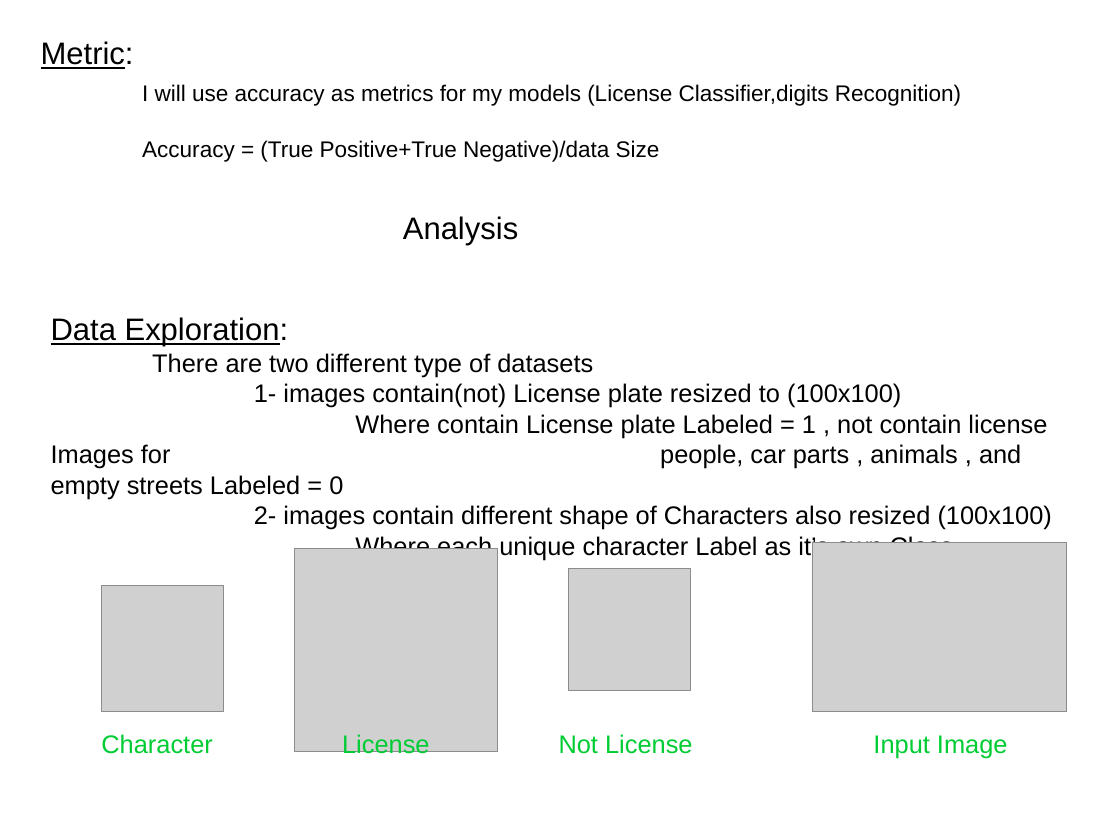
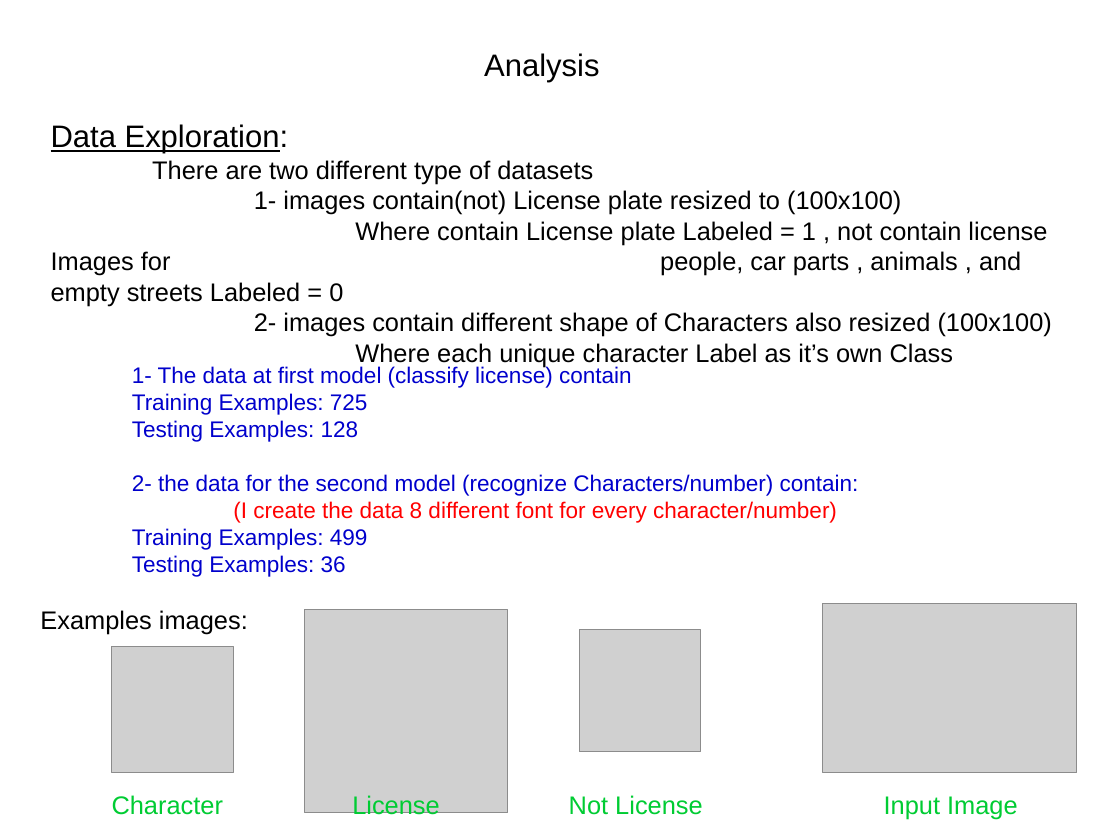
Before and after one commit to Gelboo/finalProject-LicencePlate-, a slide deck: slide 3 of project report.odp (slide 2 before the commit). Drawn at 1120x840 pixels with LibreOffice and Linux fonts; fonts in the diff are those of the drawing; grey boxes stand for pictures. Boxes give left, top, right and bottom in pixels: in the first picture for what was removed or moved away, otherwise in the second. Text is boxed around its words. In the diff, an @@ line names an element or a change of style, - is before the commit and + after.

```diff
--- a/project report.odp
+++ b/project report.odp
@@ title removed at box(41, 41, 961, 162) @@
-Metric:
-I will use accuracy as metrics for my models (License Classifier,digits Recognition)
-Accuracy = (True Positive+True Negative)/data Size
@@ text "Analysis": place and size @@
-text "Analysis" at box(403, 216, 518, 245)
+text "Analysis" at box(484, 53, 599, 83)
@@ text "Data Exploration:": place and size @@
-text "Data Exploration:" at box(51, 317, 1052, 560)
+text "Data Exploration:" at box(51, 124, 1052, 367)
@@ text added at box(132, 365, 859, 577), 16 pt, text #0000CC @@
+1- The data at first model (classify license) contain
+Training Examples: 725
+Testing Examples: 128
+2- the data for the second model (recognize Characters/number) contain:
+(I create the data 8 different font for every character/number)
+Training Examples: 499
+Testing Examples: 36
@@ text added at box(40, 610, 248, 635), 18 pt, text #000000 @@
+Examples images:
@@ 4 pictures, 4 texts: place and size @@
-4 pictures, 4 texts at box(101, 543, 1067, 759)
+4 pictures, 4 texts at box(112, 604, 1077, 820)
```
Also in this commit, not shown: 2 other slides changed, 10 slides added, 4 slides removed, 10 other files.
